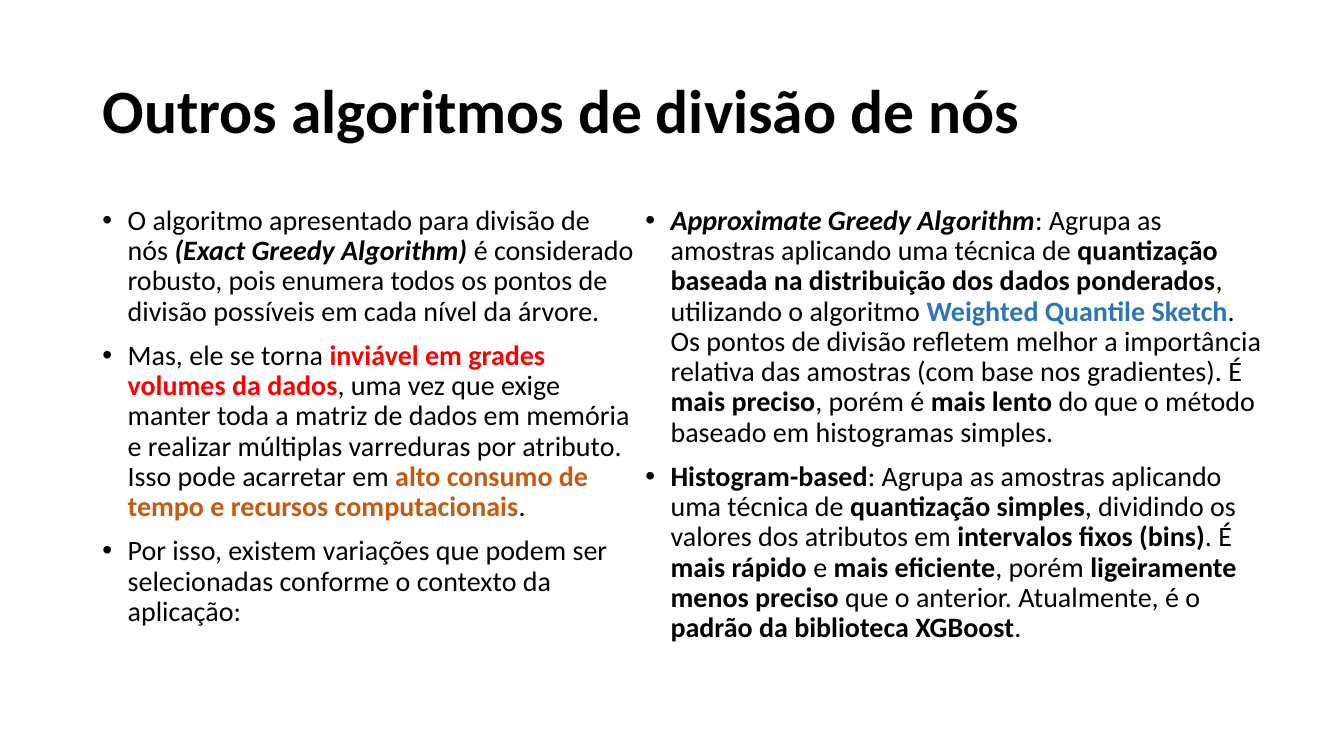
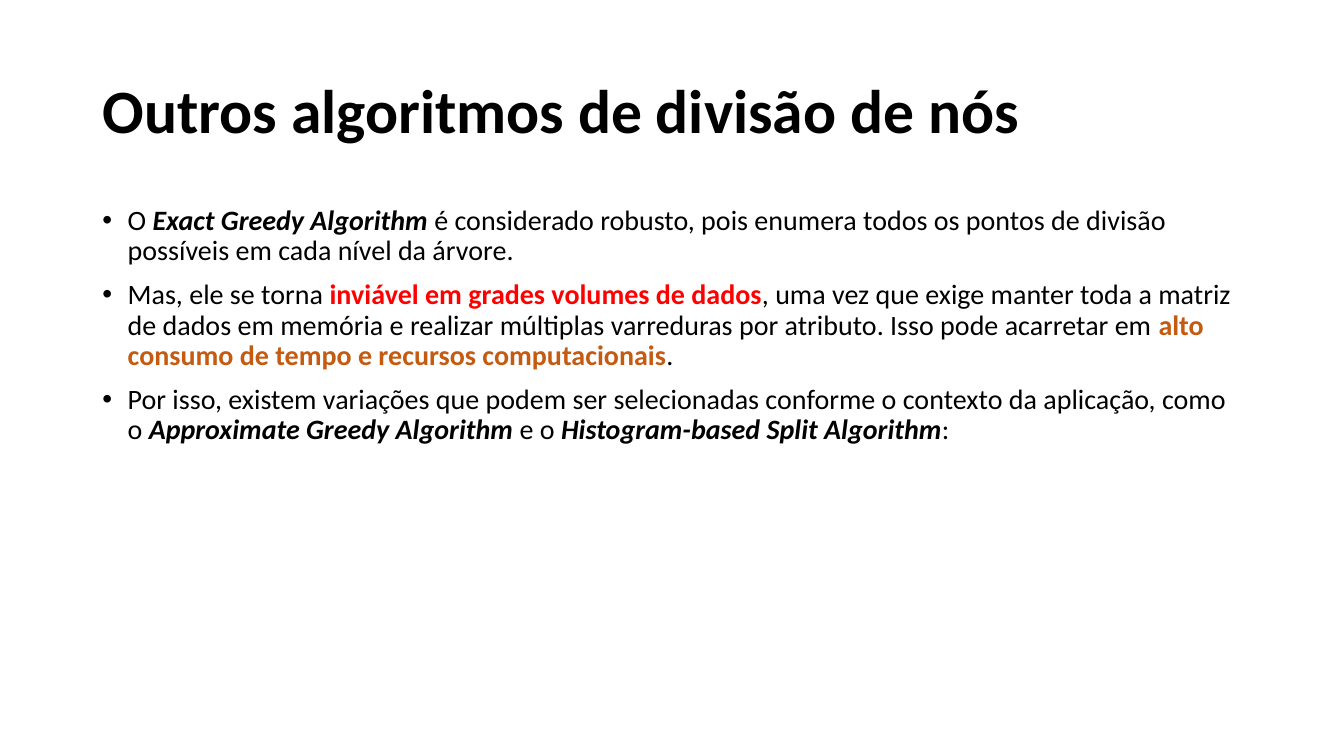
Before and after one commit to alessandradomi/TP558, a slide deck: slide 33 of seminario_XGBoost/TP558_Seminario_XGBoost_Alessandra.pptx (slide 30 before the commit). Drawn at 1344x756 pixels with LibreOffice and Linux fonts; fonts in the diff are those of the drawing. Boxes give left, top, right and bottom in pixels: in the first picture for what was removed or moved away, otherwise in the second. Text is boxed around its words. In the diff, an @@ line names an element or a change of style, - is before the commit and + after.

```diff
--- a/seminario_XGBoost/TP558_Seminario_XGBoost_Alessandra.pptx
+++ b/seminario_XGBoost/TP558_Seminario_XGBoost_Alessandra.pptx
@@ text at (x1=128, y1=210, x2=1230, y2=444): text changed @@
-• O algoritmo apresentado para divisão de nós (Exact Greedy Algorithm) é considerado robusto, pois enumera todos os pontos de divisão possíveis em cada nível da árvore.
-• Mas, ele se torna inviável em grades volumes da dados, uma vez que exige manter toda a matriz de dados em memória e realizar múltiplas varreduras por atributo. Isso pode acarretar em alto consumo de tempo e recursos computacionais.
-• Por isso, existem variações que podem ser selecionadas conforme o contexto da aplicação:
+• O Exact Greedy Algorithm é considerado robusto, pois enumera todos os pontos de divisão possíveis em cada nível da árvore.
+• Mas, ele se torna inviável em grades volumes de dados, uma vez que exige manter toda a matriz de dados em memória e realizar múltiplas varreduras por atributo. Isso pode acarretar em alto consumo de tempo e recursos computacionais.
+• Por isso, existem variações que podem ser selecionadas conforme o contexto da aplicação, como o Approximate Greedy Algorithm e o Histogram-based Split Algorithm:
@@ text removed at (x1=671, y1=210, x2=1261, y2=642) @@
-• Approximate Greedy Algorithm: Agrupa as amostras aplicando uma técnica de quantização baseada na distribuição dos dados ponderados, utilizando o algoritmo Weighted Quantile Sketch. Os pontos de divisão refletem melhor a importância relativa das amostras (com base nos gradientes). É mais preciso, porém é mais lento do que o método baseado em histogramas simples.
-• Histogram-based: Agrupa as amostras aplicando uma técnica de quantização simples, dividindo os valores dos atributos em intervalos fixos (bins). É mais rápido e mais eficiente, porém ligeiramente menos preciso que o anterior. Atualmente, é o padrão da biblioteca XGBoost.
```
Also in this commit, not shown: 8 other slides changed, 5 slides added, 1 other file.
